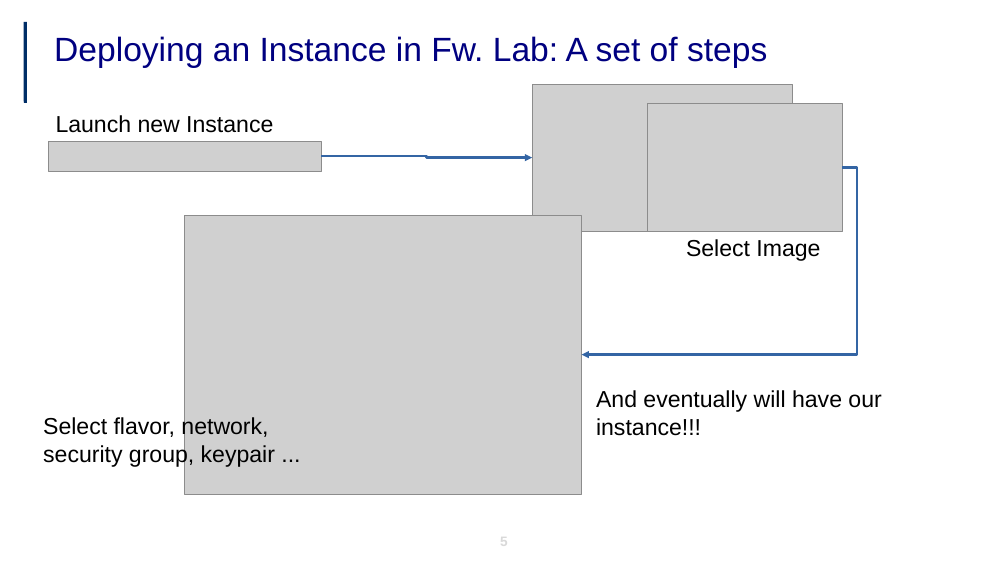
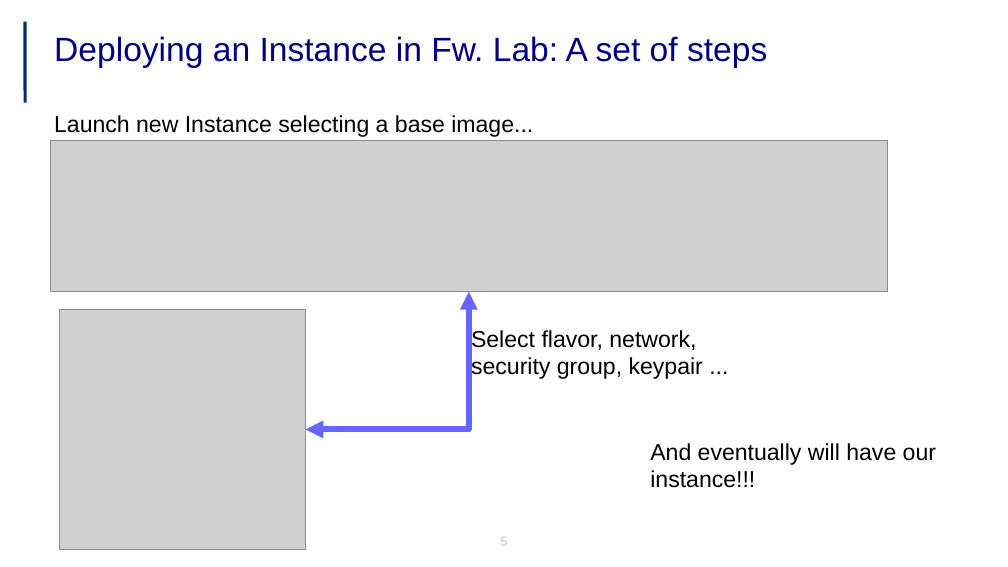
Before and after one commit to jicarretero/SummitMalaga2017, a slide deck: slide 5 of FiwareUtrecht.odp. Drawn at 1008x567 pixels with LibreOffice and Linux fonts; fonts in the diff are those of the drawing; grey boxes stand for pictures; background and template pictures are left out. Boxes give left, top, right and bottom in pixels: in the first picture for what was removed or moved away, otherwise in the second. Text is boxed around its words. In the diff, an @@ line names an element or a change of style, - is before the commit and + after.

Commit message:
change image

```diff
--- a/FiwareUtrecht.odp
+++ b/FiwareUtrecht.odp
@@ text at box(54, 115, 533, 137): text changed @@
-Launch new Instance
+Launch new Instance selecting a base image...
@@ picture removed at box(647, 104, 842, 231) @@
@@ picture: place and size @@
-picture at box(48, 141, 321, 171)
+picture at box(51, 140, 887, 292)
@@ elbow arrow removed from (321, 157) to (532, 158) @@
@@ elbow arrow removed from (842, 167) to (582, 355) @@
@@ picture removed at box(185, 216, 582, 495) @@
@@ text removed at box(686, 239, 820, 261) @@
-Select Image
@@ elbow double arrow added from (469, 292) to (306, 430), #6666FF 5.67 pt @@
@@ picture: place and size @@
-picture at box(532, 84, 793, 231)
+picture at box(60, 309, 306, 549)
@@ text "Select flavor, network, security group, ...": place and size @@
-text "Select flavor, network, security group, ..." at box(43, 416, 275, 467)
+text "Select flavor, network, security group, ..." at box(471, 328, 703, 380)
@@ text "And eventually will have our ...": place and size @@
-text "And eventually will have our ..." at box(596, 390, 881, 436)
+text "And eventually will have our ..." at box(650, 443, 936, 488)
```
Also in this commit, not shown: 8 other slides changed, 3 slides added, 3 slides removed, 9 other files.
